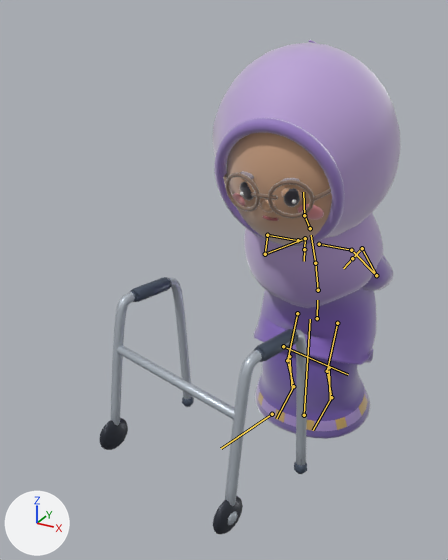
Renders of the glTF model apps/web/public/city/characters/hero_walker.glb from each side of a commit.
One viewpoint serves both versions: a 50 mm camera at (0.742, -2.045, 1.557) aimed at (-0.241, -0.257, 0.663). Lighting does not change. The marker at lower left points along +X, +Y and +Z. The first picture is the older version. Both versions are drawn at frame 16 of the action 'stand_up'; the numbers are the values there. The bones that change, and the others that lie on the model, are drawn over the model as lines. Objects named as collision shapes, trigger or cutter boxes, shadow casters or lower levels of detail are left out.

The first picture shows 'hero__LOD0', 'prop__LOD0'.
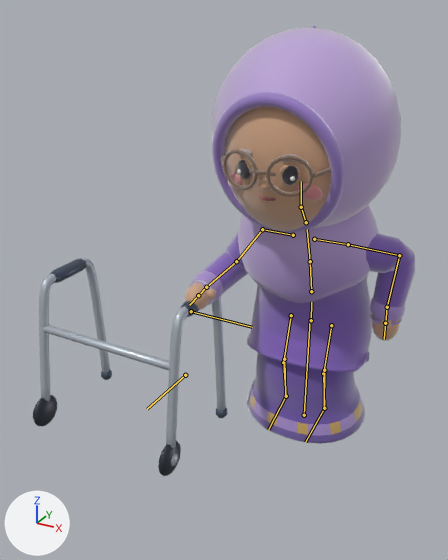
Changed parts and their boxes (x1, y1, x2, y2) in the pictures (448 x 560 px):
'hero__LOD0', posed (22% wider)
    before: (212, 40, 401, 439)
    after: (185, 25, 415, 444)
'prop__LOD0', posed (7% narrower, 15% shorter)
    before: (99, 277, 307, 534)
    after: (33, 258, 227, 476)
bone 'hips', root to tip
    before: (317, 318) to (317, 300)
    after: (311, 320) to (311, 302)
bone 'spine', root to tip
    before: (318, 290) to (315, 263)
    after: (311, 291) to (310, 261)
bone 'upper_arm_L', root to tip
    before: (351, 250) to (376, 275)
    after: (348, 244) to (399, 255)
bone 'forearm_L', root to tip
    before: (376, 275) to (362, 248)
    after: (399, 255) to (387, 307)
bone 'hand_L', root to tip
    before: (362, 248) to (352, 258)
    after: (387, 307) to (385, 323)
bone 'upper_arm_R', root to tip
    before: (267, 235) to (265, 254)
    after: (262, 229) to (236, 261)
bone 'forearm_R', root to tip
    before: (265, 254) to (305, 238)
    after: (236, 261) to (206, 287)
bone 'hand_R', root to tip
    before: (305, 238) to (304, 249)
    after: (206, 287) to (198, 295)
bone 'thigh_L', root to tip
    before: (337, 323) to (327, 371)
    after: (331, 325) to (323, 373)
bone 'shin_L', root to tip
    before: (327, 371) to (331, 397)
    after: (323, 373) to (324, 408)
bone 'foot_L', root to tip
    before: (331, 397) to (313, 430)
    after: (324, 408) to (305, 442)
bone 'skirt_shin_L', root to tip
    before: (329, 367) to (330, 400)
    after: (324, 370) to (324, 406)
bone 'thigh_R', root to tip
    before: (297, 313) to (287, 360)
    after: (291, 315) to (283, 362)
bone 'shin_R', root to tip
    before: (287, 360) to (293, 386)
    after: (283, 362) to (286, 396)
bone 'foot_R', root to tip
    before: (293, 386) to (276, 418)
    after: (286, 396) to (268, 429)
bone 'skirt_shin_R', root to tip
    before: (289, 356) to (292, 389)
    after: (284, 359) to (285, 394)
bone 'prop', root to tip
    before: (272, 414) to (221, 448)
    after: (185, 375) to (147, 409)

The change in detail:
Bone 'hips' (bone_hips) moves from (0.0, -0.034, -0.082) to (0.0, -0.012, -0.01).
Bone 'spine' (bone_spine) turns from (14, 0, 0) to (8, 0, 0) degrees about its own x, y and z.
Bone 'upper_arm_L' (bone_upper_arm_l) turns from (-67, 9, 14) to (-26, 5, 21) degrees about its own x, y and z.
Bone 'forearm_L' (bone_forearm_l) turns from (-24, 17, 69) to (-70, -23, -33) degrees about its own x, y and z.
Bone 'hand_L' (bone_hand_l) turns from (-95, 36, 97) to (8, 7, 5) degrees about its own x, y and z.
Bone 'upper_arm_R' (bone_upper_arm_r) turns from (-67, -9, -14) to (-52, 7, 15) degrees about its own x, y and z.
Bone 'forearm_R' (bone_forearm_r) turns from (-24, -17, -69) to (16, -13, 78) degrees about its own x, y and z.
Bone 'hand_R' (bone_hand_r) turns from (-95, -36, -97) to (-3, -39, 4) degrees about its own x, y and z.
Bone 'thigh_L' (bone_thigh_l) turns from (-31, 0, 0) to (-22, 0, 0) degrees about its own x, y and z.
Bone 'shin_L' (bone_shin_l) turns from (50, 0, 0) to (29, 0, 0) degrees about its own x, y and z.
Bone 'foot_L' (bone_foot_l) turns from (-24, 2, 7) to (-12, 1, 3) degrees about its own x, y and z.
Bone 'skirt_shin_L' (bone_skirt_shin_l) moves from (0.0, 0.002, 0.021) to (0.0, -0.012, 0.01).
Bone 'skirt_shin_L' (bone_skirt_shin_l) turns from (-11, 0, 0) to (-4, 0, 0) degrees about its own x, y and z.
Bone 'thigh_R' (bone_thigh_r) turns from (-31, 0, 0) to (-22, 0, 0) degrees about its own x, y and z.
Bone 'shin_R' (bone_shin_r) turns from (51, 0, 0) to (29, 0, 0) degrees about its own x, y and z.
Bone 'foot_R' (bone_foot_r) turns from (-24, -2, -7) to (-12, -1, -3) degrees about its own x, y and z.
Bone 'skirt_shin_R' (bone_skirt_shin_r) moves from (0.0, 0.002, 0.021) to (0.0, -0.012, 0.01).
Bone 'skirt_shin_R' (bone_skirt_shin_r) turns from (-11, 0, 0) to (-4, 0, 0) degrees about its own x, y and z.
Bone 'prop' (bone_prop) moves from (0.12, 0.06, 0.0) to (0.597, -0.024, 0.0).
Bone 'prop' (bone_prop) turns from (0, 0, -15) to (0, 0, 0) degrees about its own x, y and z.
